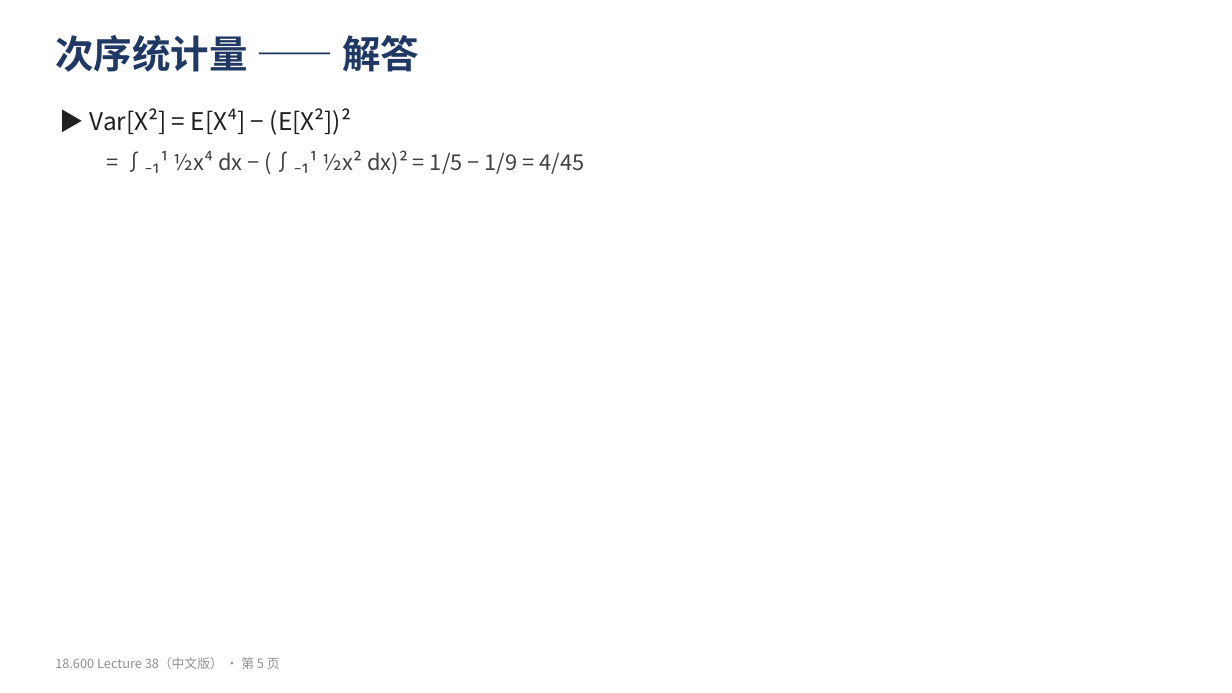
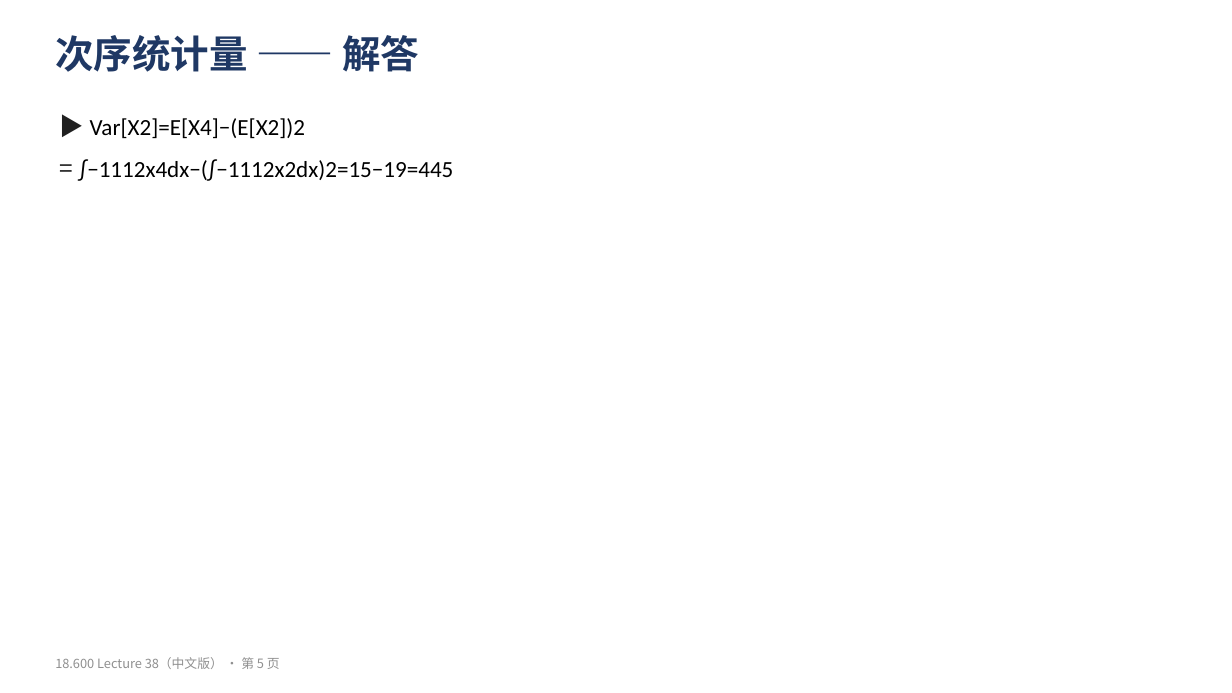
Before and after one commit to yuyangblue/note, a slide deck: slide 5 of 概率论与数理统计/原始材料/MIT18.600/中文版/Lecture38_复习练习_中文.pptx. Drawn at 1232x693 pixels with LibreOffice and Linux fonts; fonts in the diff are those of the drawing. Boxes give left, top, right and bottom in pixels: in the first picture for what was removed or moved away, otherwise in the second. Text is boxed around its words. In the diff, an @@ line names an element or a change of style, - is before the commit and + after.

```diff
--- a/概率论与数理统计/原始材料/MIT18.600/中文版/Lecture38_复习练习_中文.pptx
+++ b/概率论与数理统计/原始材料/MIT18.600/中文版/Lecture38_复习练习_中文.pptx
@@ text at (79,118,454,181): text changed; size 17 to 18 pt; font Noto Sans CJK SC to Calibri; text colour #404040 to #000000 @@
-▶ Var[X²] = E[X⁴] − (E[X²])²
-  = ∫₋₁¹ ½x⁴ dx − (∫₋₁¹ ½x² dx)² = 1/5 − 1/9 = 4/45
+▶ Var[X2]=E[X4]−(E[X2])2
+= ∫−1112x4dx−(∫−1112x2dx)2=15−19=445
```
Also in this commit, not shown: 13 other slides changed, 20 other files.
